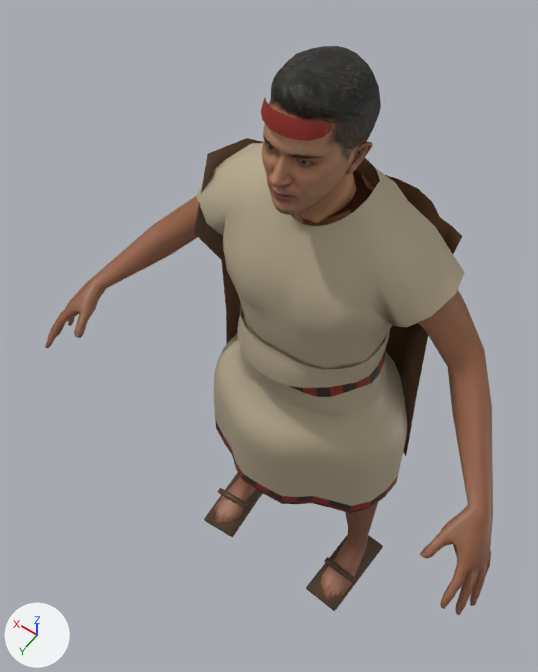
Before and after pictures for a commit that changed the glTF model campaigns/01_pachacutec/assets/models/pch_npc_authority.glb.
The view is the same before and after, from a 50 mm lens placed at (-0.475, 0.845, 2.106), pointed at (0.102, 0.037, 0.836). The axes (+X, +Y, +Z) are drawn at lower left. The lights are the same throughout. The older version comes first. Where no turn or scale is listed for an object, it has been applied to the vertices. Vertices at exactly the same position are counted once.

In view in the first picture: 'body', 'clothes', 'head', 'headwear'.
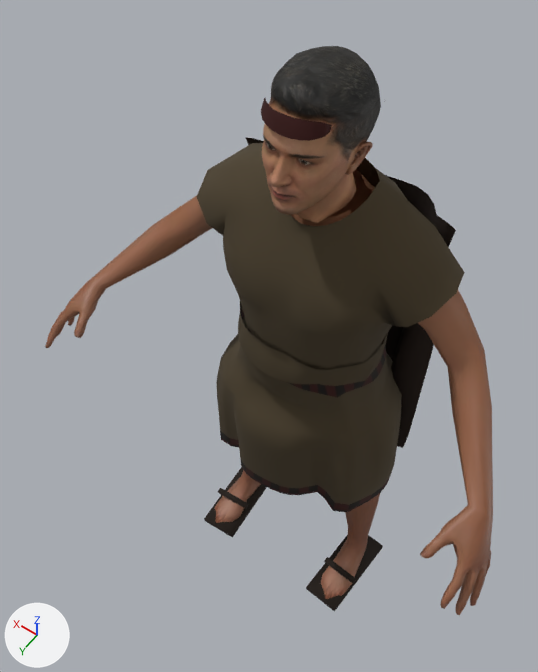
The change, as a diff of the scene's bpy script:
```diff
--- a/campaigns/01_pachacutec/assets/models/pch_npc_authority.glb.py
+++ b/campaigns/01_pachacutec/assets/models/pch_npc_authority.glb.py
@@ img_pch_textile @@
+img_pch_textile = load_image('pch_textile', '_unpacked/pch_textile', 768, 1024, 'sRGB')
@@ mat_pch_cloth @@
 n0 = _N.new('ShaderNodeBsdfPrincipled'); n0.name = 'Principled BSDF'
+n0.inputs[2].default_value = 0.9  # 'Roughness'
 n1 = _N.new('ShaderNodeOutputMaterial'); n1.name = 'Material Output'
@@ mat_pch_cloth @@
 n2 = _N.new('ShaderNodeMix'); n2.name = 'Mix'
 n2.inputs[0].default_value = 1.0  # 'Factor'
-n2.inputs[7].default_value = (0.8, 0.8, 0.8, 1.0)  # 'B', white #e7e7e7
 n3 = _N.new('ShaderNodeVertexColor'); n3.name = 'Color Attribute'
+n4 = _N.new('ShaderNodeTexImage'); n4.name = 'Image Texture'
+n4.image = img_pch_textile
 _L.new(n0.outputs[0], n1.inputs[0])  # 'BSDF' to 'Surface'
 _L.new(n2.outputs[2], n0.inputs[0])  # 'Result' to 'Base Color'
-_L.new(n3.outputs[0], n2.inputs[6])  # 'Color' to 'A'
+_L.new(n3.outputs[0], n2.inputs[7])  # 'Color' to 'B'
+_L.new(n4.outputs[0], n2.inputs[6])  # 'Color' to 'A'
@@ me_clothes @@
 # used by ob_clothes; location = (0.0, 0.0, 0.0)
-me_clothes.from_pydata(...)  # 911 vertices, 1656 faces; spans x -0.258..0.258, y -0.178..0.21, z 0.0..1.326
+me_clothes.from_pydata(...)  # 1319 vertices, 2420 faces; spans x -0.258..0.258, y -0.204..0.197, z 0.0..1.326
+# me_clothes part 1: the loose piece of 576 vertices spanning x -0.245..0.244, y -0.176..0.21, z 0.489..0.976 is rebuilt with 864 vertices and now spans x -0.231..0.236, y -0.161..0.197, z 0.484..0.976
+# me_clothes part 2: the loose piece of 90 vertices spanning x -0.238..0.256, y -0.178..0.1, z 0.54..1.254 is rebuilt with 210 vertices and now spans x -0.223..0.248, y -0.204..-0.047, z 0.528..1.25
+# me_clothes part 3: 380 kept faces spanning x -0.258..0.258, y -0.108..0.151, z 0.804..1.326 get new texture (UV) coordinates
 me_clothes.materials.append(mat_pch_cloth)
```

What differs and where, as boxes [x1, y1, x2, y2] in the pictures (538 x 672 px):
'clothes', surface changed, reshaped (darker)
    before: [194, 138, 465, 611]
    after: [196, 137, 465, 611]
'headwear', surface changed (red to brown)
    both: [261, 98, 332, 141]
part 1 of me_clothes, rebuilt
    before: [214, 302, 408, 513]
    after: [216, 302, 402, 512]
part 2 of me_clothes, rebuilt (mostly hidden)
    before: [194, 138, 462, 456]
    after: [245, 137, 456, 448]
part 3 of me_clothes, surface changed (darker)
    both: [196, 143, 465, 369]
